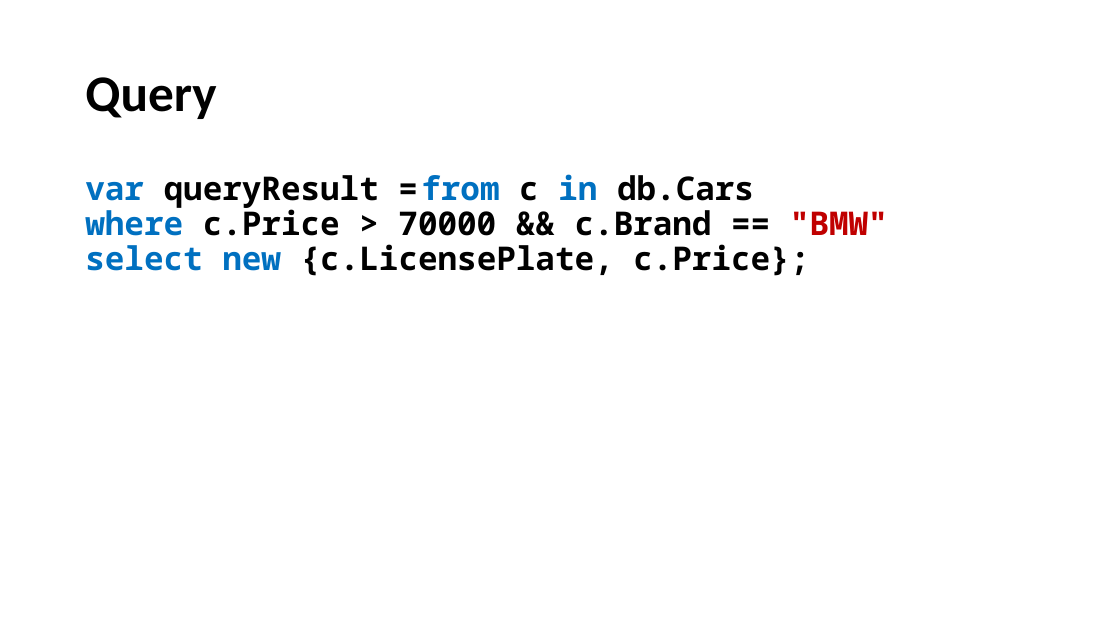
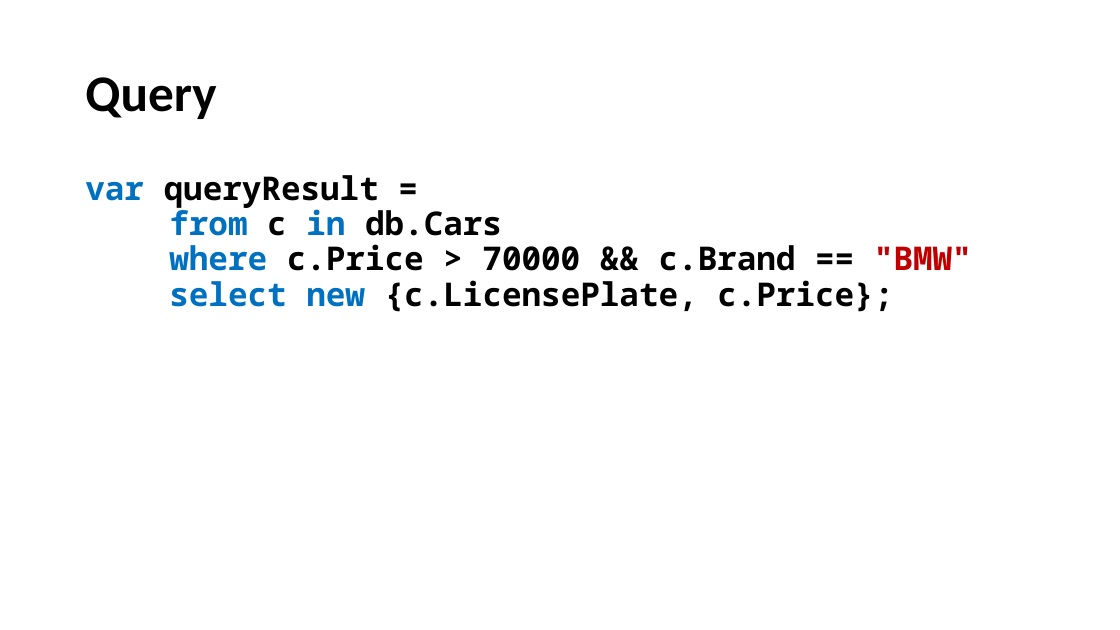
Before and after one commit to perl-easj/OOProg, a slide deck: slide 19 of Chap/Persist/Presentations/PersistencyDatabaseEF.pptx. Drawn at 1120x630 pixels with LibreOffice and Linux fonts; fonts in the diff are those of the drawing. Boxes give left, top, right and bottom in pixels: in the first picture for what was removed or moved away, otherwise in the second. Text is boxed around its words. In the diff, an @@ line names an element or a change of style, - is before the commit and + after.

```diff
--- a/Chap/Persist/Presentations/PersistencyDatabaseEF.pptx
+++ b/Chap/Persist/Presentations/PersistencyDatabaseEF.pptx
@@ text at (x1=85, y1=175, x2=502, y2=245): text changed @@
-var queryResult = from c in db.Cars
+var queryResult =
+from c in db.Cars
```
Also in this commit, not shown: 3 other slides changed, 3 slides added, 3 slides removed, 2 other files.
